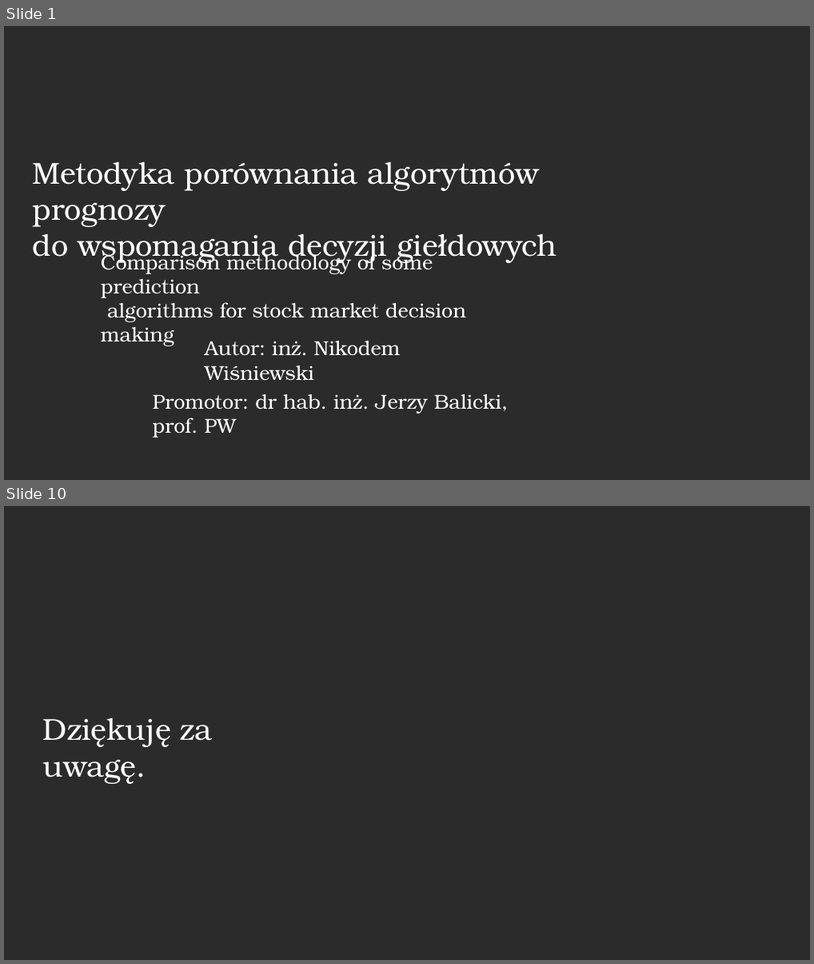
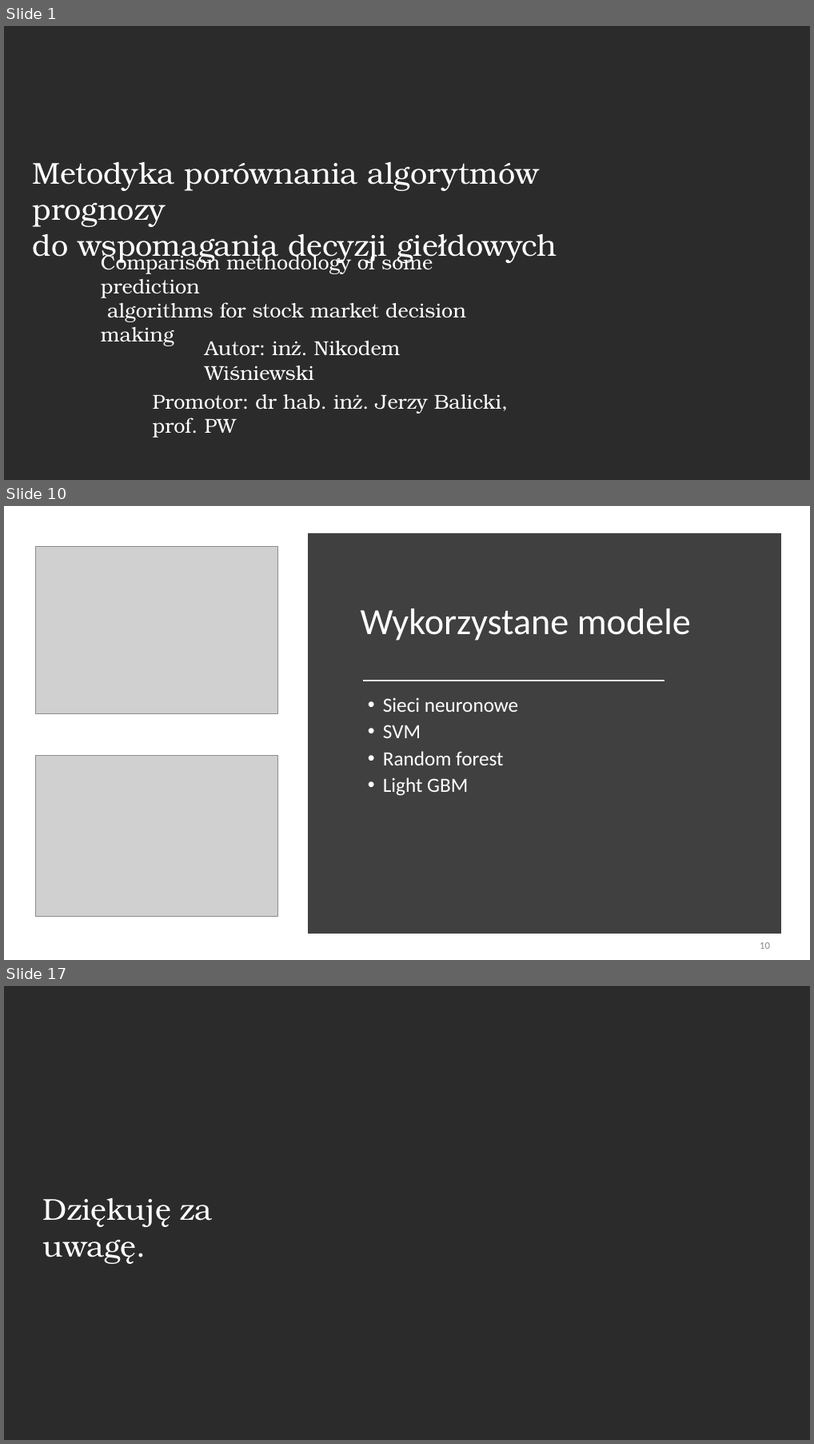
Before and after one commit to nikowis/ai-broker, a slide deck: docs/prezentacja-obrona.pptx. Shown one above the other, each under a label of ours: slides 1 and 10 before the commit, slides 1, 10 and 17 after it; the slides between them are not shown. The pictures are 814x964 and 814x1444 pixels, drawn with LibreOffice and Linux fonts; fonts in the diff are those of the drawing; grey boxes stand for pictures; background and template pictures are left out; a plain dark background stands for a picture behind light text. Boxes give left, top, right and bottom in pixels: in the first picture for what was removed or moved away, otherwise in the second. Text is boxed around its words. In the diff, an @@ line names an element or a change of style, - is before the commit and + after.

```diff
--- a/docs/prezentacja-obrona.pptx
+++ b/docs/prezentacja-obrona.pptx
@@ slide 10 added at (4, 506, 810, 960), background #FFFFFF @@
@@ picture added at (36, 547, 278, 714) @@
@@ rectangle added at (312, 537, 777, 929), fill #404040, outline #404040 10 pt @@
@@ text added at (361, 608, 691, 640), 44 pt, text #FFFFFF @@
+Wykorzystane modele
@@ line added from (363, 681) to (666, 681), #E7E6E6 1.75 pt @@
@@ text added at (383, 697, 518, 796), 24 pt, text #FFFFFF @@
+• Sieci neuronowe
+• SVM
+• Random forest
+• Light GBM
@@ picture added at (36, 756, 278, 916) @@
@@ page number added at (760, 942, 770, 948), 12 pt, text #8C8C8C @@
+10
@@ what was slide 10 is now slide 17 @@
```
Also in this commit, not shown: 2 slides changed, 12 other slides added, 6 slides removed.
